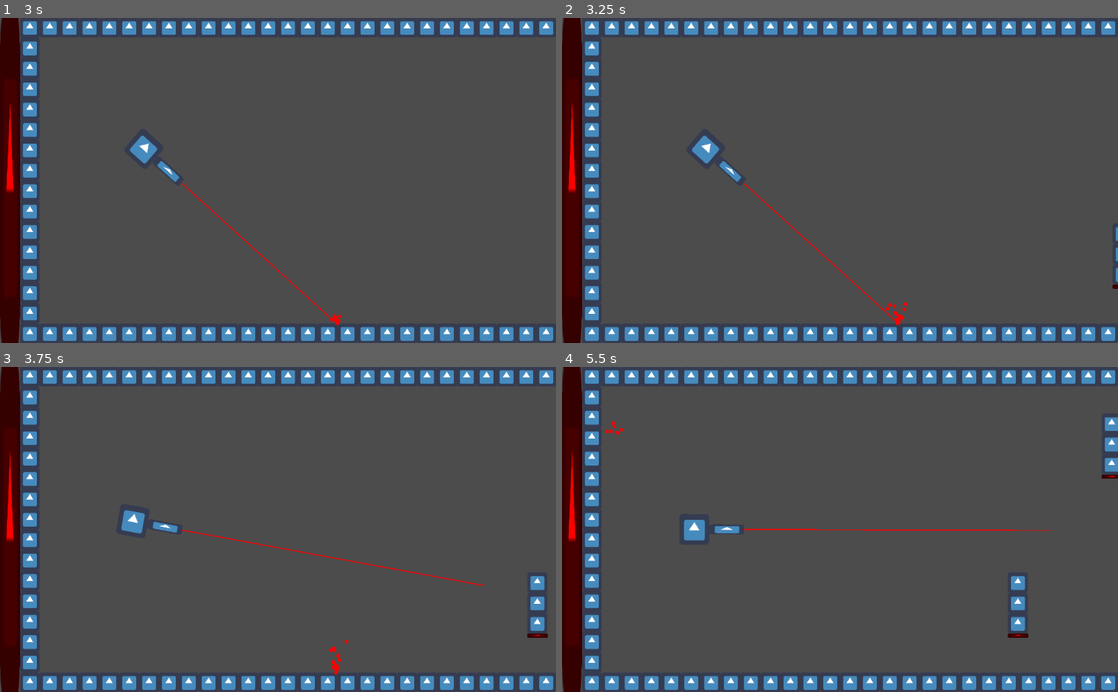
Above: before the commit, frames 1-4 (two rows, left to right).
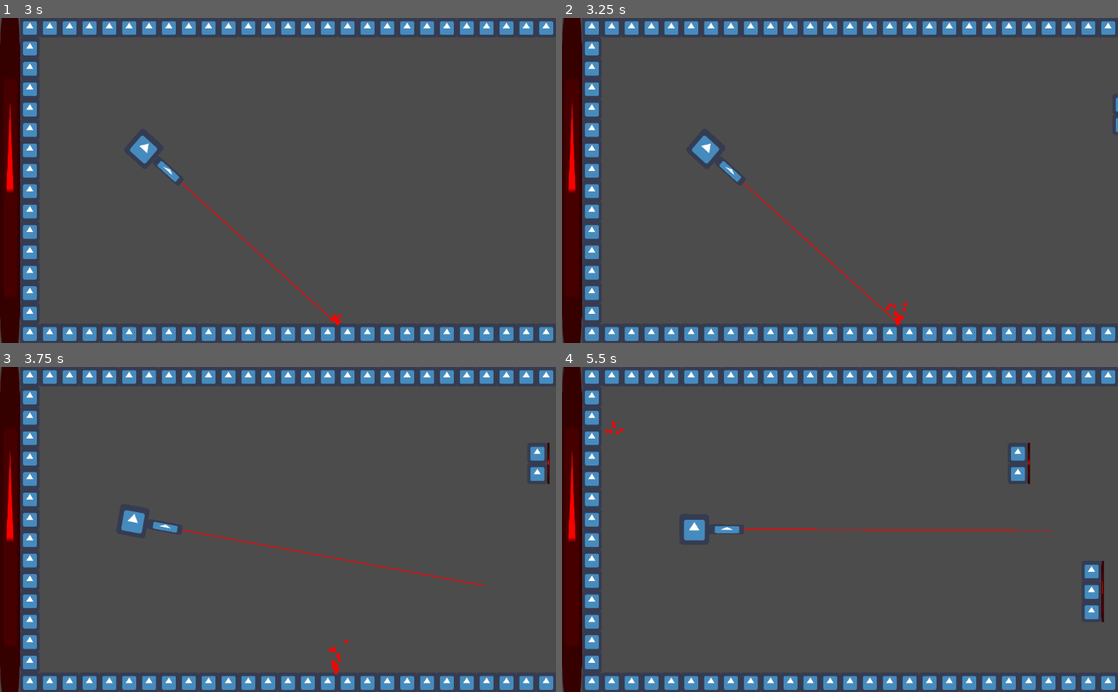
Above: after the commit, the same moments.

Repository: mateoox600/LaserFighter
Game: Godot game, scene res://Game.tscn
The game is run twice, just before and just after one commit, with the same random seed, the same clock (stepped at 60 frames per second) and the same inputs. The engine's default icon, where the game draws it, is replaced by a stand-in: a white triangle on a blue panel in a dark square.
Inputs (mouse positions are in pixels of both pictures, inside the frame that each line leads up to):
- Up to frame 1 (3 s): move the mouse to (400, 164) at 0.52 s; hold D (right) 0.53-1.28 s; tap Enter at 1.25 s; move the mouse to (166, 196) at 1.27 s; hold Q (left) 1.28-2.03 s; move the mouse to (333, 109) at 2.02 s; hold D (right) from 2.03 s (still down); tap Space at 2.75 s; move the mouse to (250, 245) at 2.77 s
- Up to frame 2 (3.25 s): keep holding D (right)
- Up to frame 3 (3.75 s): move the mouse to (444, 578) at 3.52 s; release D (right) at 3.53 s; hold Q (left) from 3.53 s (still down)
- Up to frame 4 (5.5 s): keep holding Q (left); move the mouse to (673, 480) at 4.27 s; move the mouse to (867, 529) at 5.02 s

Frame 1 is identical in both runs. In frame 2, less than 0.1% of the frame differs, in the area x 99-100%, y 24-84%; in frame 3, 0.7%; in frame 4, 1.5%, in the area x 80-100%, y 15-84%.

Commit message:
Fixing waves

Diff:
--- a/Game.gd
+++ b/Game.gd
@@ -17,10 +17,6 @@
 
 func _physics_process(delta):
 	life_bar.value = player.health
-	#var right = Input.is_action_pressed("right")
-	#var left = Input.is_action_pressed("left")
-	#$Laser.laser_rotation += (int(right)-int(left))*0.01
-	#$Player/Laser.laser_rotation = $Player/Laser.position.angle_to_point($Player.position)
 
 
 func _on_Area2D_body_entered(body):
@@ -38,33 +34,26 @@
 					wave_mobs = randi()%20+10
 
 		if !wave:
-			var mob = mob_instance.instance()
-			var size_number = randi()%3+1
-			mob.width = 1
-			mob.height = size_number
-			mob.sprite = walls_sprite
-			var y_spawn = rand_range(64*mob.scale.x, 15*64-size_number*64*mob.scale.x)
-			mob.global_position = Vector2(2048, y_spawn)
-			mob.health = size_number*7.5+10
-			player_laser.connect("hit", mob, "hit")
-			mob.connect("death", player, "mob_kill")
-			get_tree().get_root().add_child(mob)
+			summon_mob(1)
 			gameloop_timer.start(rand_range(1, 4))
 		else:
 			wave_mobs-=1
-			var mob = mob_instance.instance()
-			var size_number = randi()%3+1
-			mob.wave_mob = true
-			mob.width = 1
-			mob.height = size_number
-			mob.sprite = walls_sprite
-			var y_spawn = rand_range(64+size_number/2*64*mob.scale.x, 15*64-size_number/2*64*mob.scale.x)
-			mob.global_position = Vector2(2048, y_spawn)
-			mob.health = size_number*2.5+5
-			player_laser.connect("hit", mob, "hit")
-			mob.connect("death", player, "mob_kill")
-			get_tree().get_root().add_child(mob)
+			summon_mob(0.5)
 			if wave_mobs < 1:
 				wave = false
 				player.mobs_killed = 0
 			gameloop_timer.start(rand_range(0, 1))
+
+func summon_mob(health_multiplier):
+	var mob = mob_instance.instance()
+	var size_number = randi()%3+1
+	mob.wave_mob = wave
+	mob.width = 1
+	mob.height = size_number
+	mob.sprite = walls_sprite
+	var y_spawn = rand_range(64+size_number/2*64*mob.scale.x, 15*64-size_number/2*64*mob.scale.x)
+	mob.global_position = Vector2(2048, y_spawn)
+	mob.health = (size_number*5+10)*health_multiplier
+	player_laser.connect("hit", mob, "hit")
+	mob.connect("death", player, "mob_kill")
+	self.add_child(mob)
--- a/mobs/Mob.gd
+++ b/mobs/Mob.gd
@@ -22,7 +22,8 @@
 	texture_rect.rect_size = Vector2(64*width, 64*height)
 	collider.shape.set_extents(Vector2(32*width, 32*height))
 	collider.position = Vector2(32*width, 32*height)
-	life_bar.rect_position = Vector2(0, 64*height)
+	life_bar.rect_position = Vector2(64, 0)
+	life_bar.rect_size = Vector2(8, 64*height)
 	life_bar.max_value = health
 	life_bar.value = health
 
--- a/mobs/Mob.tscn
+++ b/mobs/Mob.tscn
@@ -8,6 +8,7 @@
 extents = Vector2( 32, 32 )
 
 [node name="Mob" type="KinematicBody2D"]
+collision_layer = 2
 script = ExtResource( 2 )
 
 [node name="CollisionShape2D" type="CollisionShape2D" parent="."]
@@ -26,12 +27,13 @@
 anchor_top = 0.5
 anchor_right = 0.5
 anchor_bottom = 0.5
-margin_left = -33.5
-margin_top = -6.5
-margin_right = 33.5
-margin_bottom = 6.5
+margin_left = 64.0
+margin_right = 72.0
+margin_bottom = 64.0
 step = 0.1
+value = 100.0
 texture_progress = ExtResource( 1 )
+fill_mode = 3
 tint_progress = Color( 1, 0, 0, 1 )
 nine_patch_stretch = true
 __meta__ = {
--- a/player/Player.gd
+++ b/player/Player.gd
@@ -19,7 +19,6 @@
 		var rot = get_global_mouse_position().angle_to_point(position)
 		laser.laser_rotation = rot
 		rotation_helper.rotation = rot
-		collider.rotation = rot
 
 func damage(hit_damage:int):
 	health-= hit_damage
@@ -32,4 +31,4 @@
 func mob_kill(mob):
 	if !mob.wave_mob:
 		mobs_killed+=1
-		total_mob_killed+=1
+	total_mob_killed+=1
--- a/player/Player.tscn
+++ b/player/Player.tscn
@@ -5,14 +5,15 @@
 [ext_resource path="res://icon.png" type="Texture" id=3]
 [ext_resource path="res://OpenSans-Regular.ttf" type="DynamicFontData" id=4]
 
-[sub_resource type="DynamicFont" id=2]
+[sub_resource type="DynamicFont" id=1]
 size = 128
 font_data = ExtResource( 4 )
 
-[sub_resource type="RectangleShape2D" id=1]
+[sub_resource type="RectangleShape2D" id=2]
 extents = Vector2( 100, 48 )
 
 [node name="Player" type="KinematicBody2D"]
+collision_mask = 2
 script = ExtResource( 1 )
 
 [node name="Laser" parent="." instance=ExtResource( 2 )]
Not shown: 2 places in player/Player.tscn that only renumber resources
